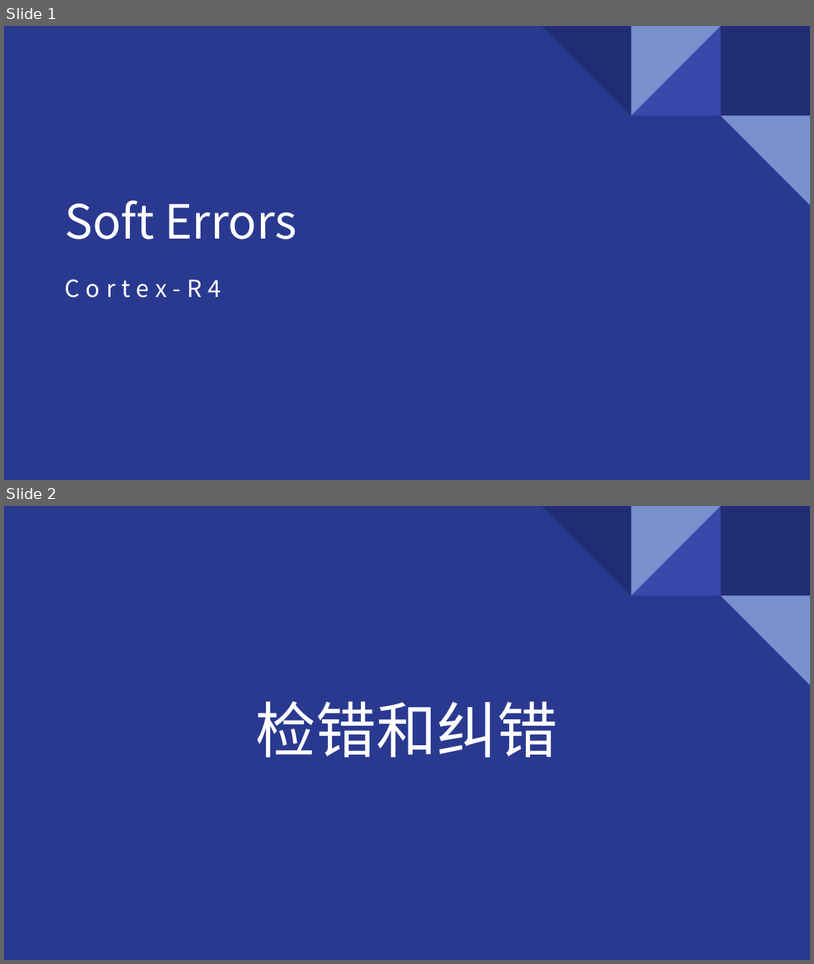
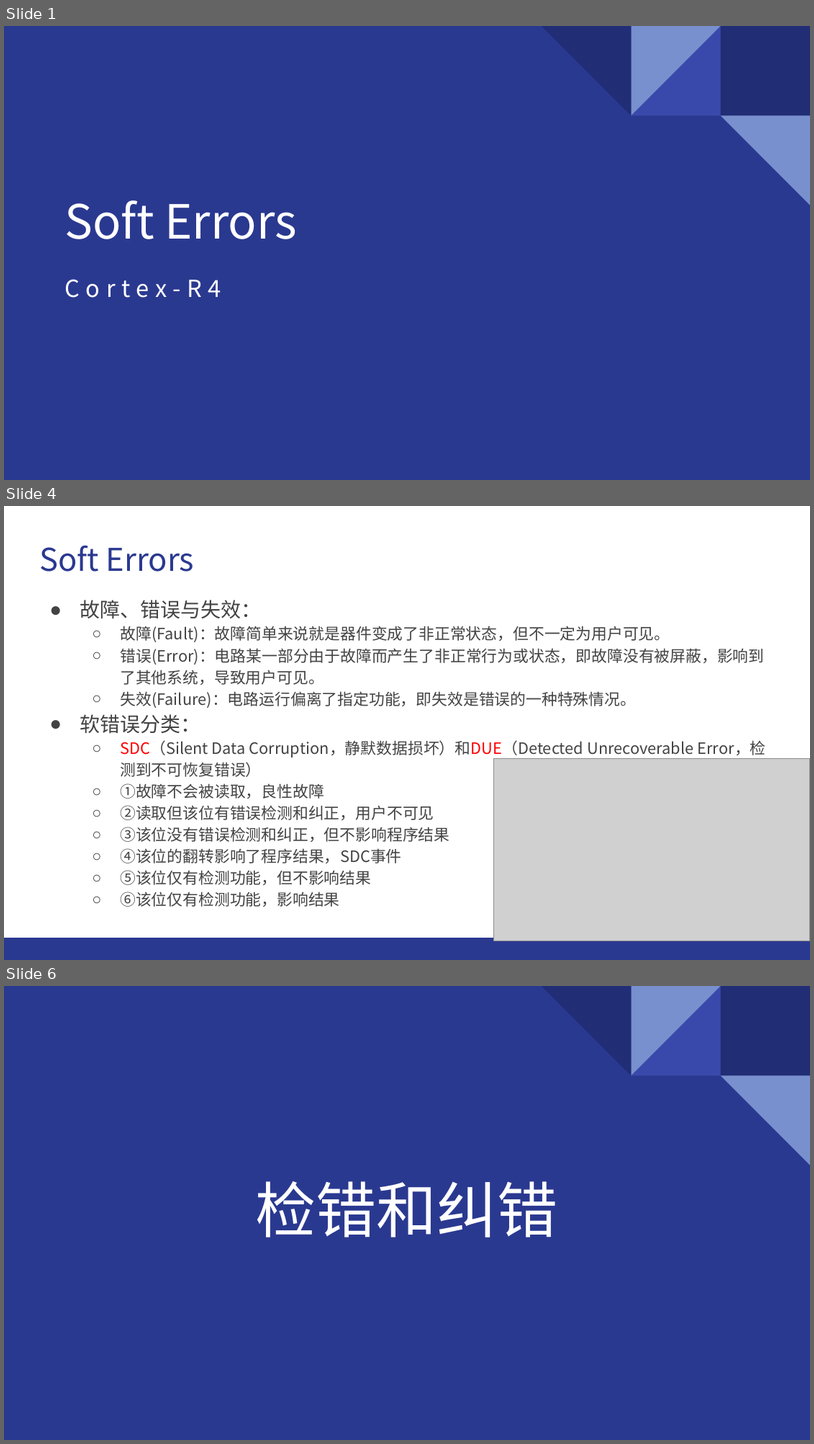
Before and after one commit to GentleBreezeBlow/R4_doc, a slide deck: Report/1-Soft Errors.pptx. Shown one above the other, each under a label of ours: slides 1 and 2 before the commit, slides 1, 4 and 6 after it; the slides between them are not shown. The pictures are 814x964 and 814x1444 pixels, drawn with LibreOffice and Linux fonts; fonts in the diff are those of the drawing; grey boxes stand for pictures. Boxes give left, top, right and bottom in pixels: in the first picture for what was removed or moved away, otherwise in the second. Text is boxed around its words. In the diff, an @@ line names an element or a change of style, - is before the commit and + after.

Commit message:
up PPT

```diff
--- a/Report/1-Soft Errors.pptx
+++ b/Report/1-Soft Errors.pptx
@@ slide 4 added at [4, 506, 810, 960], background #FFFFFF @@
@@ title added at [39, 545, 194, 572], 28 pt, text #2A3990 @@
+Soft Errors
@@ text added at [80, 600, 766, 906], 14 pt, text #434343 @@
+● 故障、错误与失效：
+  ○ 故障(Fault)：故障简单来说就是器件变成了非正常状态，但不一定为用户可见。
+  ○ 错误(Error)：电路某一部分由于故障而产生了非正常行为或状态，即故障没有被屏蔽，影响到了其他系统，导致用户可见。
+  ○ 失效(Failure)：电路运行偏离了指定功能，即失效是错误的一种特殊情况。
+● 软错误分类：
+  ○ SDC（Silent Data Corruption，静默数据损坏）和DUE（Detected Unrecoverable Error，检测到不可恢复错误）
+  ○ ①故障不会被读取，良性故障
+  ○ ②读取但该位有错误检测和纠正，用户不可见
+  ○ ③该位没有错误检测和纠正，但不影响程序结果
+  ○ ④该位的翻转影响了程序结果，SDC事件
+  ○ ⑤该位仅有检测功能，但不影响结果
+  ○ ⑥该位仅有检测功能，影响结果
@@ picture added at [494, 759, 810, 941] @@
@@ right triangle added at [723, 850, 810, 937], fill #F06292 @@
@@ right triangle added at [723, 850, 810, 937], fill #9C254D @@
@@ rectangle added at [4, 937, 810, 960], fill #2A3990 @@
@@ page number added at [784, 940, 791, 941], 10 pt, text #FFFFFF @@
+4
@@ what was slide 2 is now slide 6 @@
```
Also in this commit, not shown: 3 other slides added, 1 slide removed.
